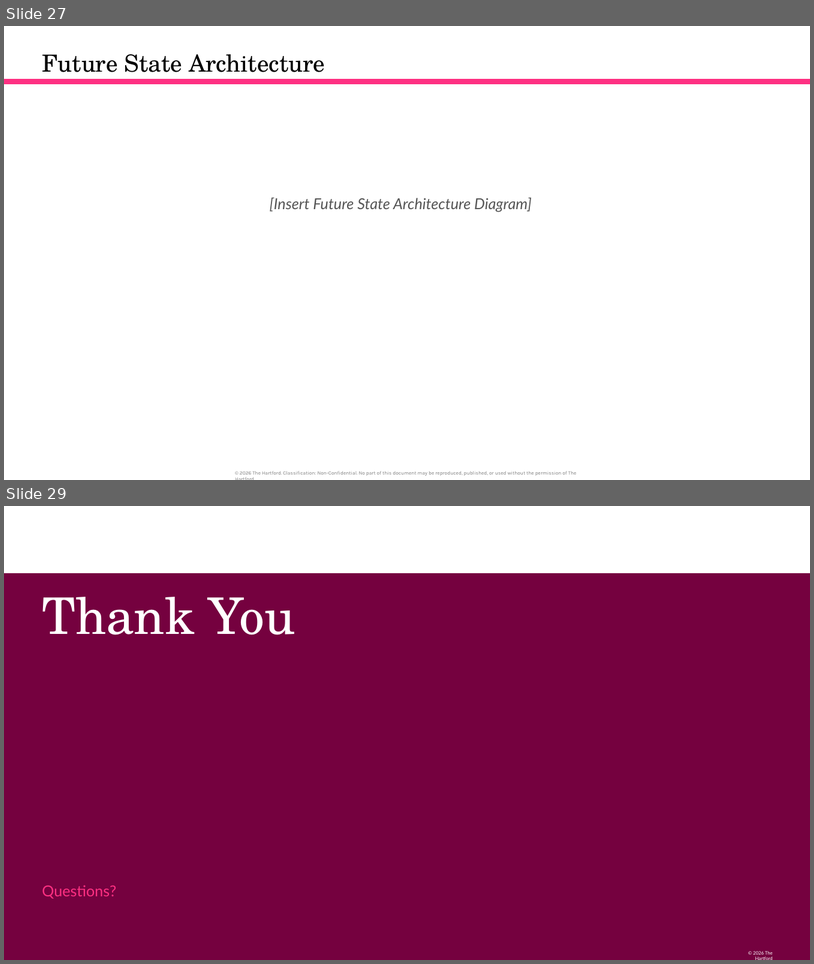
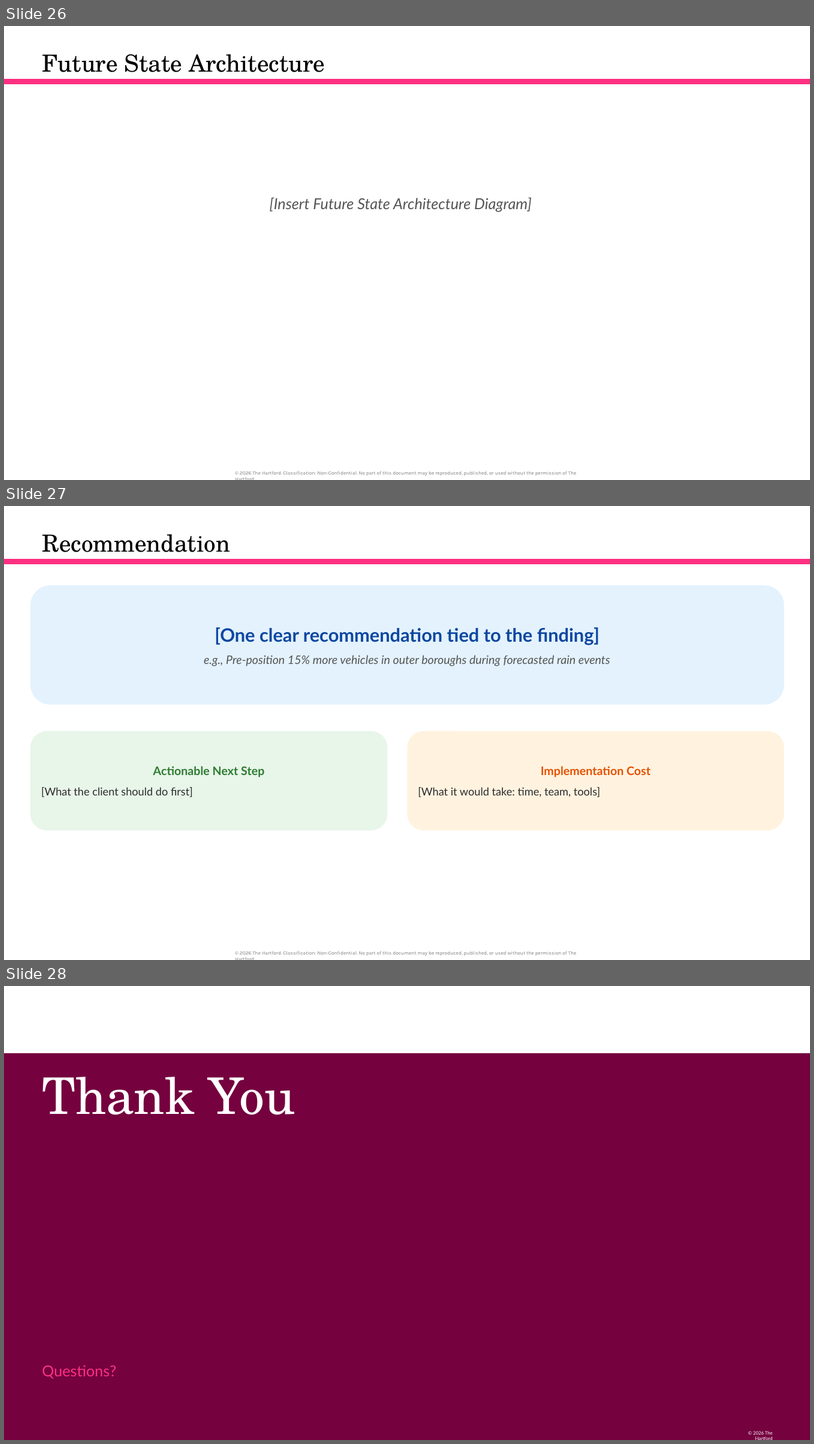
Before and after one commit to orlandojmarin/nyc-taxi-capstone, a slide deck: docs/Capstone_Presentation.pptx. Shown one above the other, each under a label of ours: slides 27 and 29 before the commit, slides 26, 27 and 28 after it; the slides between them are not shown. The pictures are 814x964 and 814x1444 pixels, drawn with LibreOffice and Linux fonts; fonts in the diff are those of the drawing; background and template pictures are left out. Boxes give left, top, right and bottom in pixels: in the first picture for what was removed or moved away, otherwise in the second. Text is boxed around its words. In the diff, an @@ line names an element or a change of style, - is before the commit and + after.

```diff
--- a/docs/Capstone_Presentation.pptx
+++ b/docs/Capstone_Presentation.pptx
@@ slide 27 added at (4, 506, 810, 960), background #FFFFFF; not listed: 1 template element that a slide beside it also shows @@
@@ title added at (42, 534, 230, 559), 28 pt, text #000000 @@
+Recommendation
@@ rectangle added at (4, 559, 810, 564), fill #FE3082 @@
@@ rounded rectangle added at (30, 585, 785, 705), fill #E3F2FD, 14 pt, text #555555, italic @@
+[One clear recommendation tied to the finding]
+e.g., Pre-position 15% more vehicles in outer boroughs during forecasted rain events
@@ rounded rectangle added at (30, 731, 388, 830), fill #E8F5E9, 13 pt, text #2D2D2D @@
+Actionable Next Step
+[What the client should do first]
@@ rounded rectangle added at (408, 731, 785, 830), fill #FFF3E0, 13 pt, text #2D2D2D @@
+Implementation Cost
+[What it would take: time, team, tools]
@@ what was slide 27 is now slide 26 @@
@@ what was slide 29 is now slide 28 @@
```
Also in this commit, not shown: 9 slides changed, 5 other slides added, 2 slides removed.
